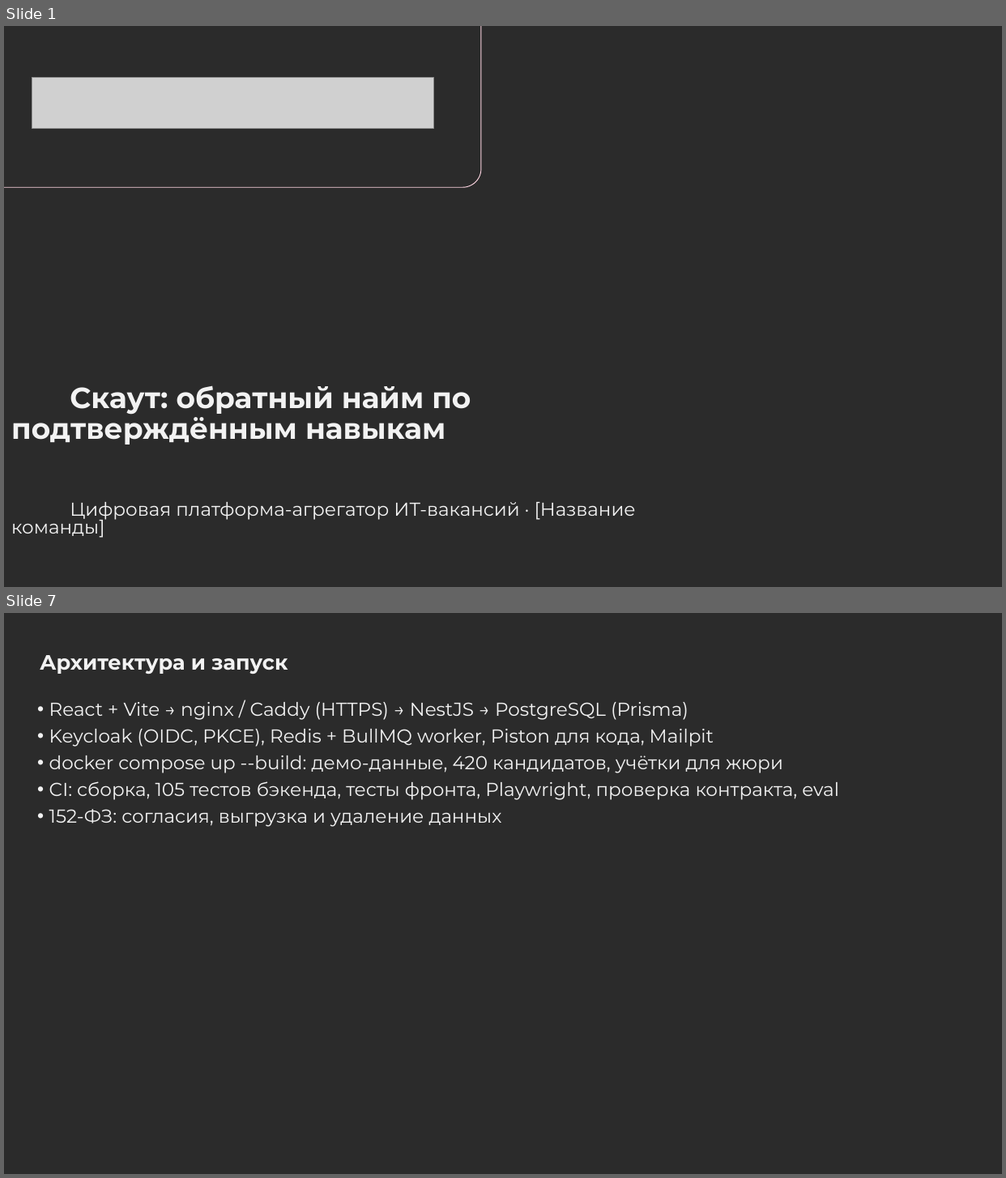
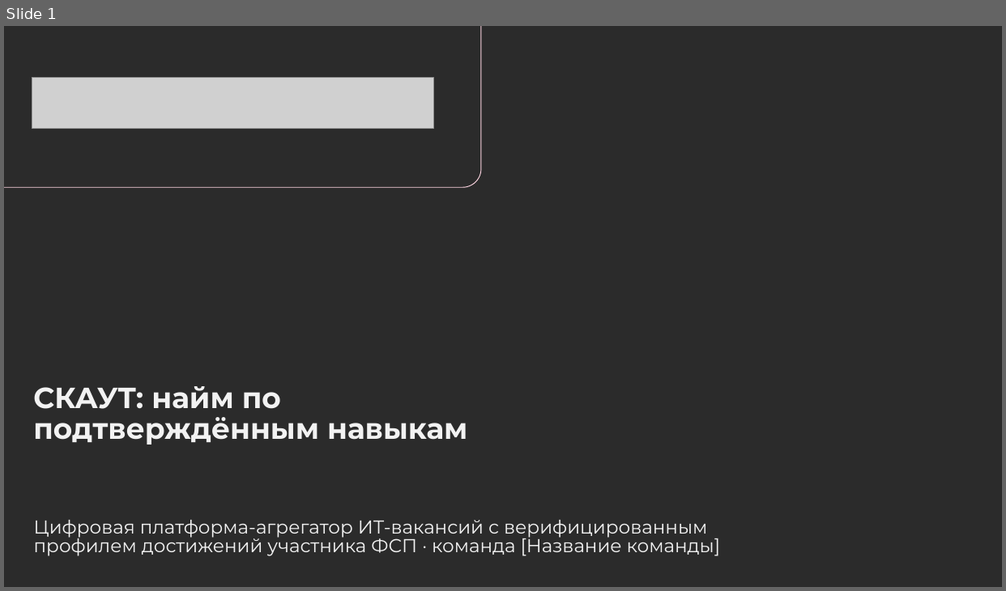
Before and after one commit to Egor2809/fsp-scout, a slide deck: docs/scout-presentation.pptx. Shown one above the other, each under a label of ours: slides 1 and 7 before the commit, slide 1 after it; the slides between them are not shown. The pictures are 1006x1178 and 1006x591 pixels, drawn with LibreOffice and Linux fonts; fonts in the diff are those of the drawing; grey boxes stand for pictures; background and template pictures are left out; a plain dark background stands for a picture behind light text. Boxes give left, top, right and bottom in pixels: in the first picture for what was removed or moved away, otherwise in the second. Text is boxed around its words. In the diff, an @@ line names an element or a change of style, - is before the commit and + after.

```diff
--- a/docs/scout-presentation.pptx
+++ b/docs/scout-presentation.pptx
@@ slide 7 removed at bbox=[4, 613, 1002, 1174], background picture (left out) @@
@@ title removed at bbox=[40, 655, 288, 674] @@
-Архитектура и запуск
@@ text removed at bbox=[49, 702, 839, 827] @@
-• React + Vite → nginx / Caddy (HTTPS) → NestJS → PostgreSQL (Prisma)
-• Keycloak (OIDC, PKCE), Redis + BullMQ worker, Piston для кода, Mailpit
-• docker compose up --build: демо-данные, 420 кандидатов, учётки для жюри
-• CI: сборка, 105 тестов бэкенда, тесты фронта, Playwright, проверка контракта, eval
-• 152-ФЗ: согласия, выгрузка и удаление данных
@@ slide 1 changed as well @@
@@ title at bbox=[33, 386, 467, 445]: text changed @@
-Скаут: обратный найм по подтверждённым навыкам
+СКАУТ: найм по подтверждённым навыкам
@@ text at bbox=[34, 520, 720, 557]: text changed @@
-Цифровая платформа-агрегатор ИТ-вакансий · [Название команды]
+Цифровая платформа-агрегатор ИТ-вакансий с верифицированным профилем достижений участника ФСП · команда [Название команды]
```
Also in this commit, not shown: 2 other slides changed, 12 slides added, 7 other slides removed, 2 other files.
